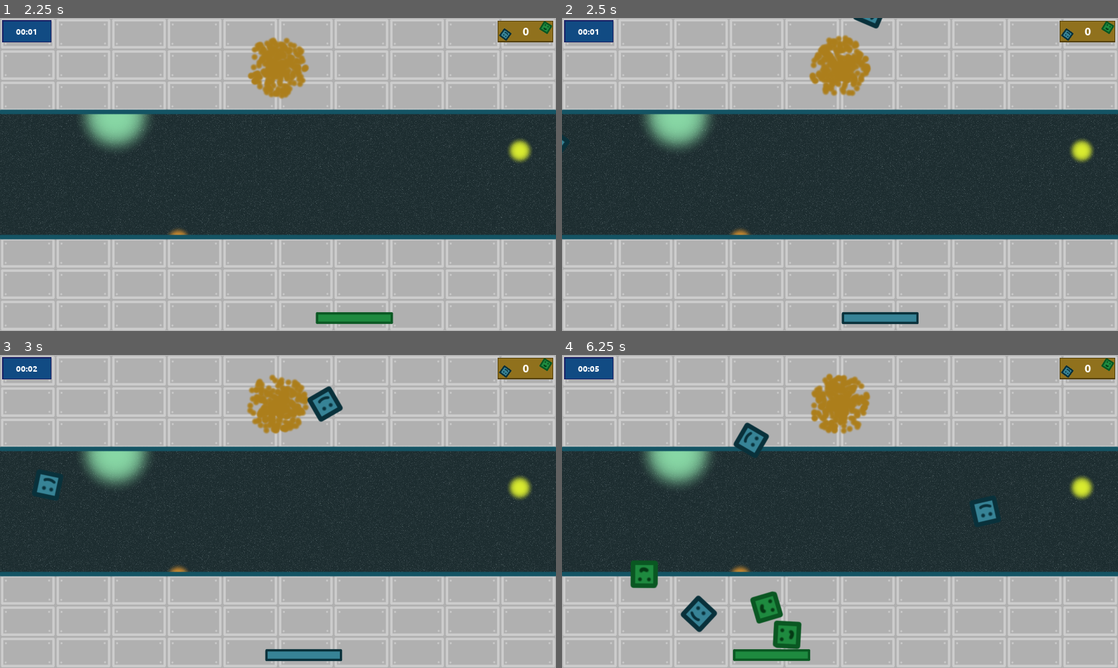
Above: before the commit, frames 1-4 (two rows, left to right).
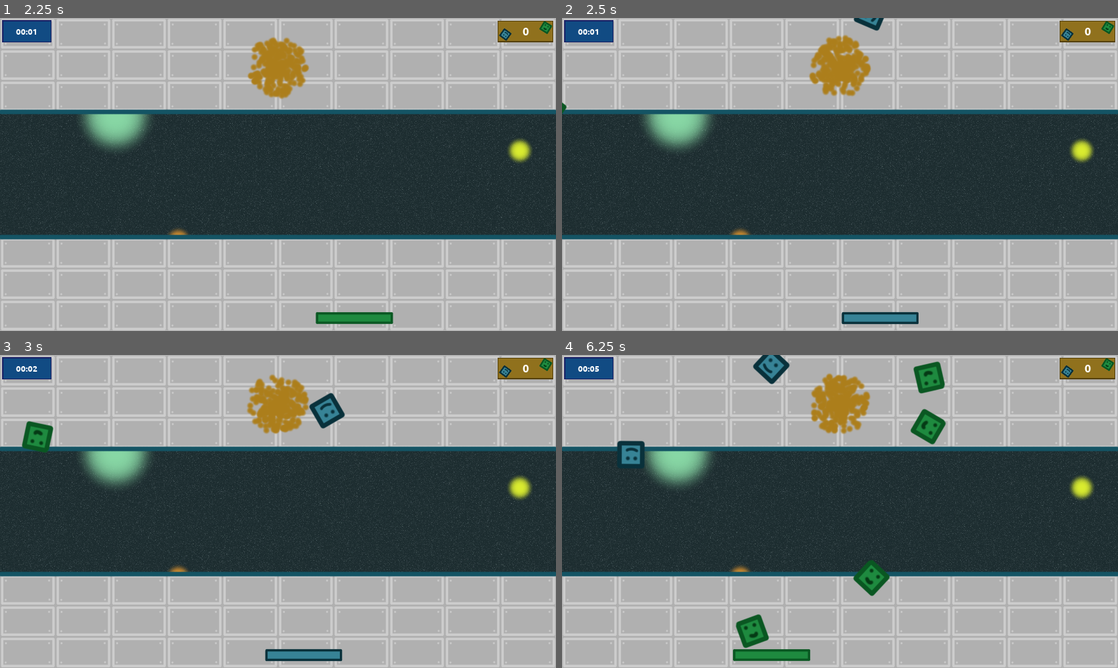
Above: after the commit, the same moments.

Repository: moisesjbc/ludum-dare-53
Game: Godot game, scene res://gui/main_menu/main_menu.tscn
The game is run twice, just before and just after one commit, with the same random seed, the same clock (stepped at 60 frames per second) and the same inputs.
Inputs:
- Up to frame 1 (2.25 s): click "PLAY" at 0.5 s; tap Enter at 1.25 s; hold Right (ui_right) 1.28-2.03 s; tap Space at 1.52 s; hold Left (ui_left) from 2.03 s (still down)
- Up to frame 2 (2.5 s): keep holding Left (ui_left); tap Space at 2.27 s
- Up to frame 3 (3 s): release Left (ui_left) at 2.78 s; hold Right (ui_right) from 2.78 s (still down)
- Up to frame 4 (6.25 s): tap Space at 3.77, 4.52, 5.27 s; release Right (ui_right) at 4.28 s; hold Left (ui_left) from 4.28 s (still down)

Frame 1 is identical in both runs. In frame 2, 0.1% of the frame differs, in the area x 0-58%, y 0-43%; in frame 3, 1.1%; in frame 4, 4.9%, in the area x 9-79%, y 0-94%.

Commit message:
Add random speed to boxes

Diff:
--- a/godot-project/gameplay/box_generator/box_generator.gd
+++ b/godot-project/gameplay/box_generator/box_generator.gd
@@ -56,3 +56,4 @@
 	new_box.colors = colors
 	new_box.set_velocity(box_direction.normalized())
 	new_box.set_type(randi() % 2)
+	new_box.speed = 300 + randi() % 150
